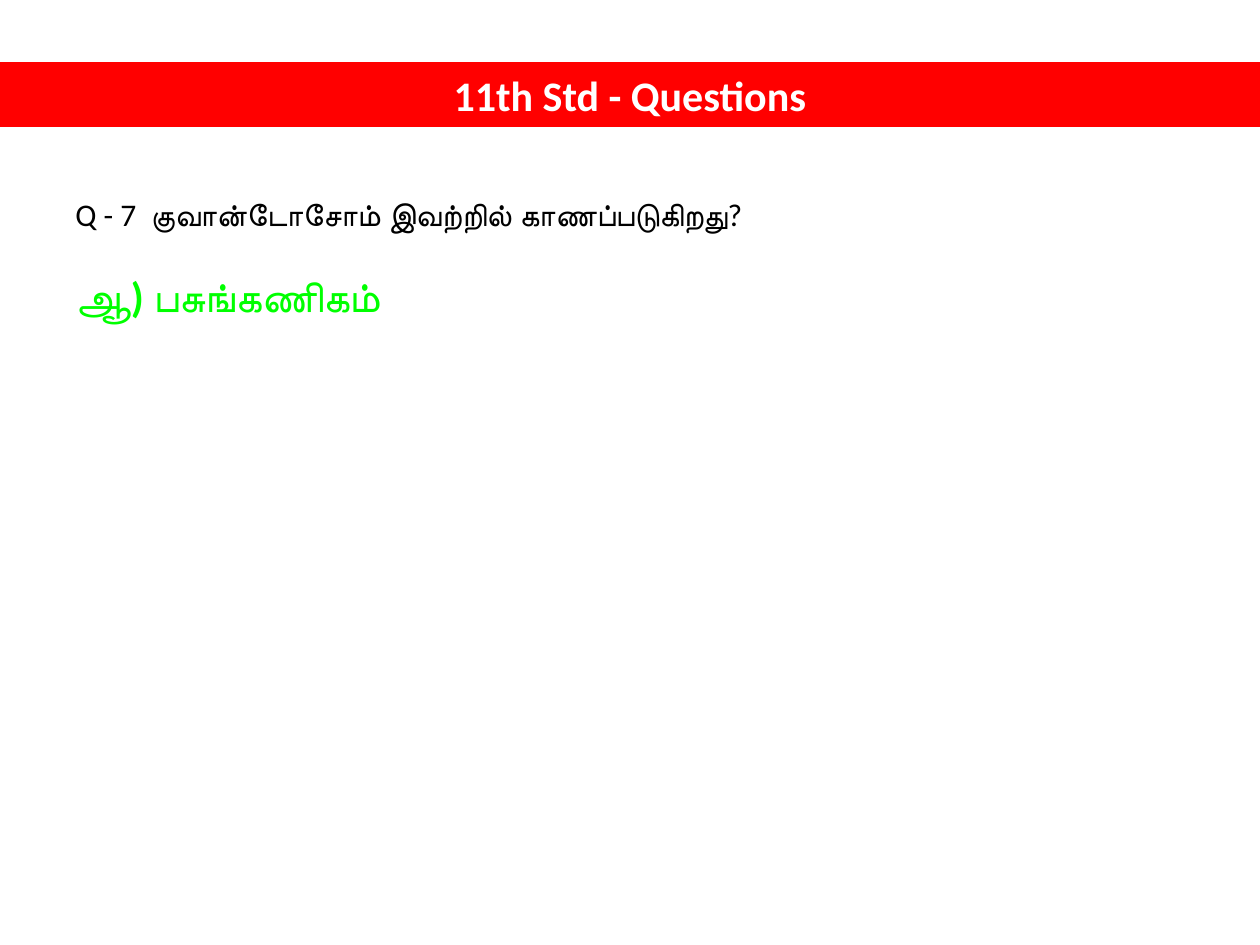
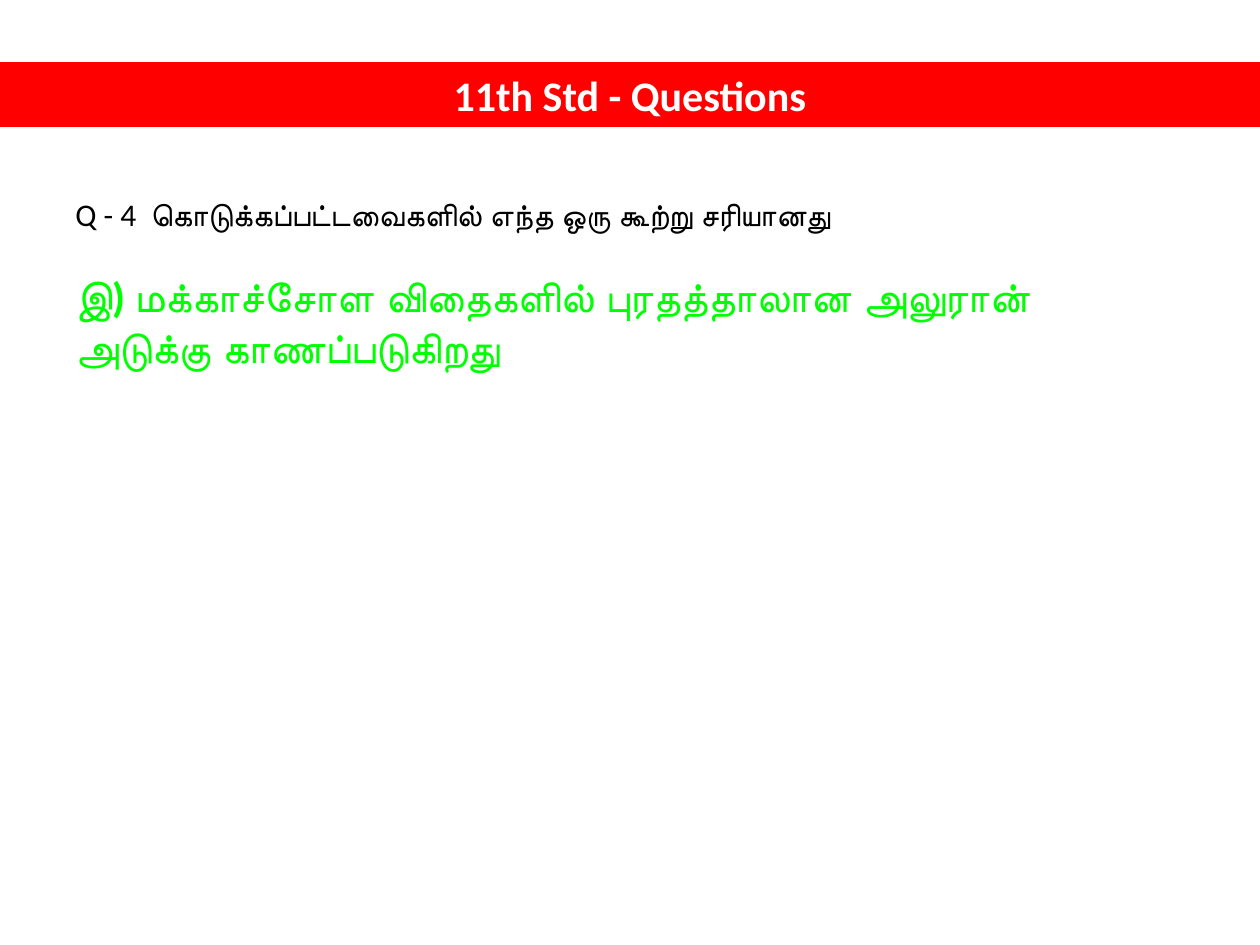
Before and after one commit to tvmani/tvmani.github.io, a slide deck: slide 6 of tamil_biology/NEET_BIOLOGY_001.pptx (slide 2 before the commit). Drawn at 1260x945 pixels with LibreOffice and Linux fonts; fonts in the diff are those of the drawing. Boxes give left, top, right and bottom in pixels: in the first picture for what was removed or moved away, otherwise in the second. Text is boxed around its words. In the diff, an @@ line names an element or a change of style, - is before the commit and + after.

```diff
--- a/tamil_biology/NEET_BIOLOGY_001.pptx
+++ b/tamil_biology/NEET_BIOLOGY_001.pptx
@@ text at <box>75,203,1023,374</box>: text changed; size 18 to 24 pt; text colour #000000 to #00FF00; bold on @@
-Q - 7 குவான்டோசோம் இவற்றில் காணப்படுகிறது?
-ஆ) பசுங்கணிகம்
+Q - 4 கொடுக்கப்பட்டவைகளில் எந்த ஒரு கூற்று சரியானது
+இ) மக்காச்சோள விதைகளில் புரதத்தாலான அலுரான் அடுக்கு காணப்படுகிறது
```
Also in this commit, not shown: 9 other slides changed, 18 slides added, 4 other files.
